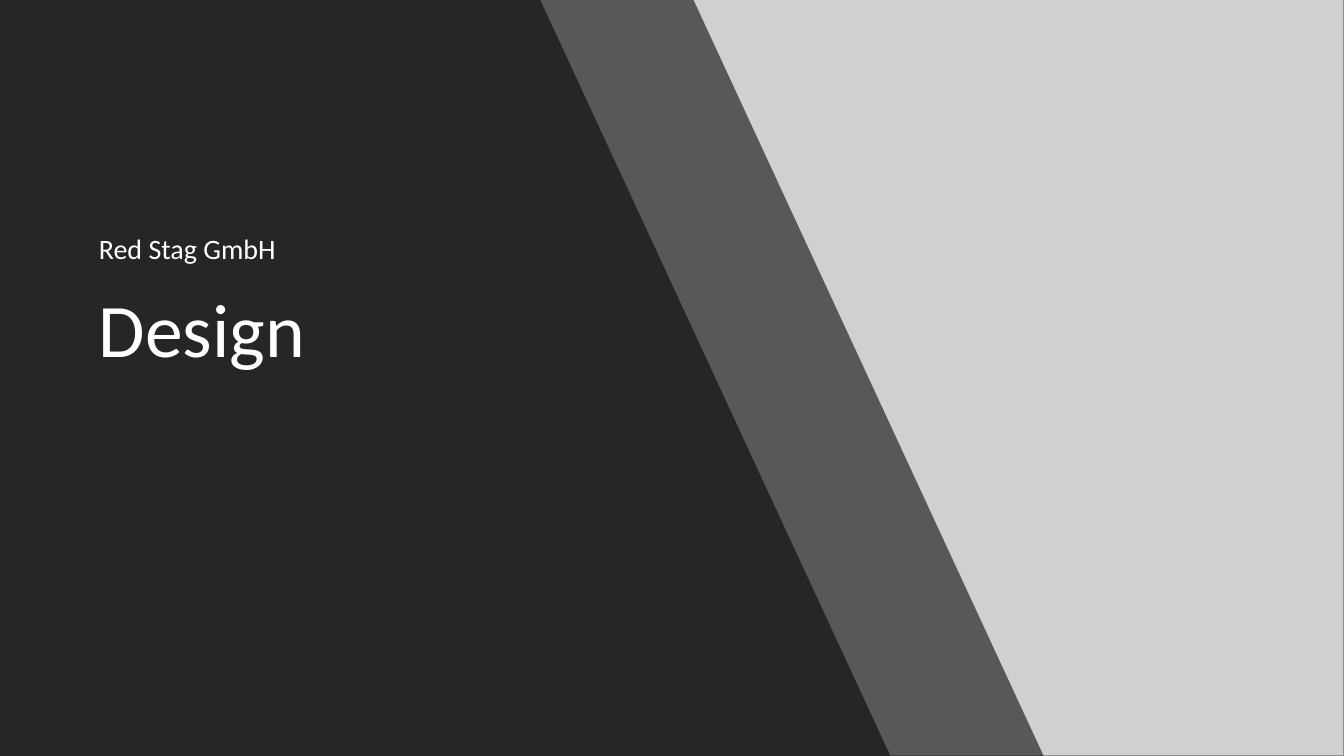
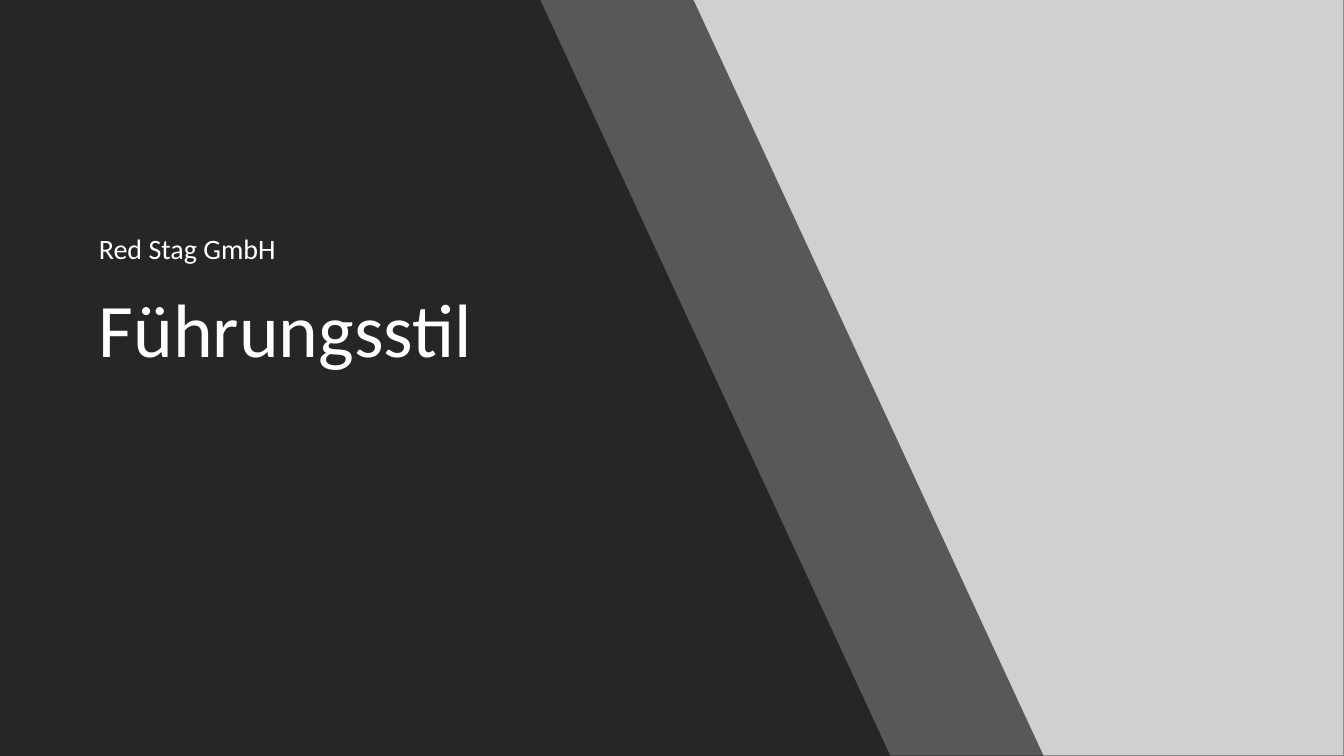
Before and after one commit to Masterarth/PM, a slide deck: slide 1 of documents/projectmanagement/Praesentationen/Führungsstil.pptx. Drawn at 1344x756 pixels with LibreOffice and Linux fonts; fonts in the diff are those of the drawing; grey boxes stand for pictures. Boxes give left, top, right and bottom in pixels: in the first picture for what was removed or moved away, otherwise in the second. Text is boxed around its words. In the diff, an @@ line names an element or a change of style, - is before the commit and + after.

```diff
--- a/documents/projectmanagement/Praesentationen/Führungsstil.pptx
+++ b/documents/projectmanagement/Praesentationen/Führungsstil.pptx
@@ title at (99,304,472,370): text changed @@
-Design
+Führungsstil
```
Also in this commit, not shown: 11 other files.
